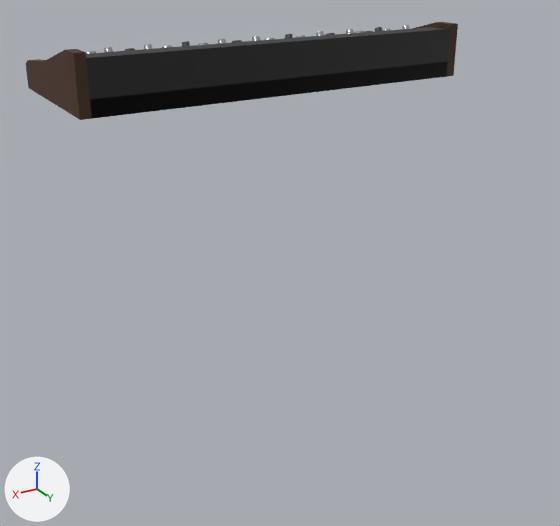
An edit to the glTF model tools/_home-opening/assets/models/desk-synth.glb, drawn before and after from the same camera.
One viewpoint serves both versions: a 50 mm camera at (0.859, 1.565, 0.317) aimed at (0.044, 0.207, -0.362). The lights are fixed; the arrows at lower left show +X, +Y and +Z. The older version comes first.

Before the edit, the objects in view are built like this:
```python
me_synth_e04 = bpy.data.meshes.new('synth_E04')
me_synth_e04.from_pydata(...)  # 2164 vertices, 3954 faces; spans x -0.45..0.45, y -0.18..0.18, z 0.0..0.118
me_synth_e04.materials.append(mat_synth)
ob_synth_e04 = bpy.data.objects.new('synth_E04', me_synth_e04)
ob_synth_e04.location = (0.0, 0.0, 0.0)
```
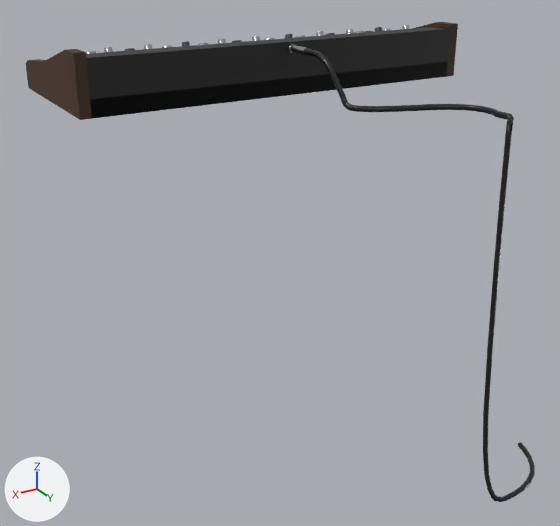
Commit message: Long garage: a patch cable on the back of the synth (Dan's round-4 note)

Pixel boxes [x1, y1, x2, y2] of what changed, in the pictures (560 x 526 px):
'synth_cable', added
    after: [288, 44, 535, 502]
    faces in mat_cable (black #1b1b1d): [303, 48, 535, 502]
    faces in mat_synth: [288, 44, 306, 55]

The edits, one by one:
Material 'cable' (mat_cable) is new.
Its base color is (0.011, 0.011, 0.012) (black #1b1b1d).
Its roughness is 0.3.
Mesh me_synth_cable is new.
It has 451 vertices, 888 faces and spans x -0.455..0.009, y 0.18..0.65, z -0.842..0.103.
Faces by material slot: [124, 764].
It uses material mat_synth.
It uses material mat_cable (black #1b1b1d).
Object 'synth_cable' (ob_synth_cable) is new; it shows me_synth_cable.
Its location is (0.0, 0.0, 0.0).
